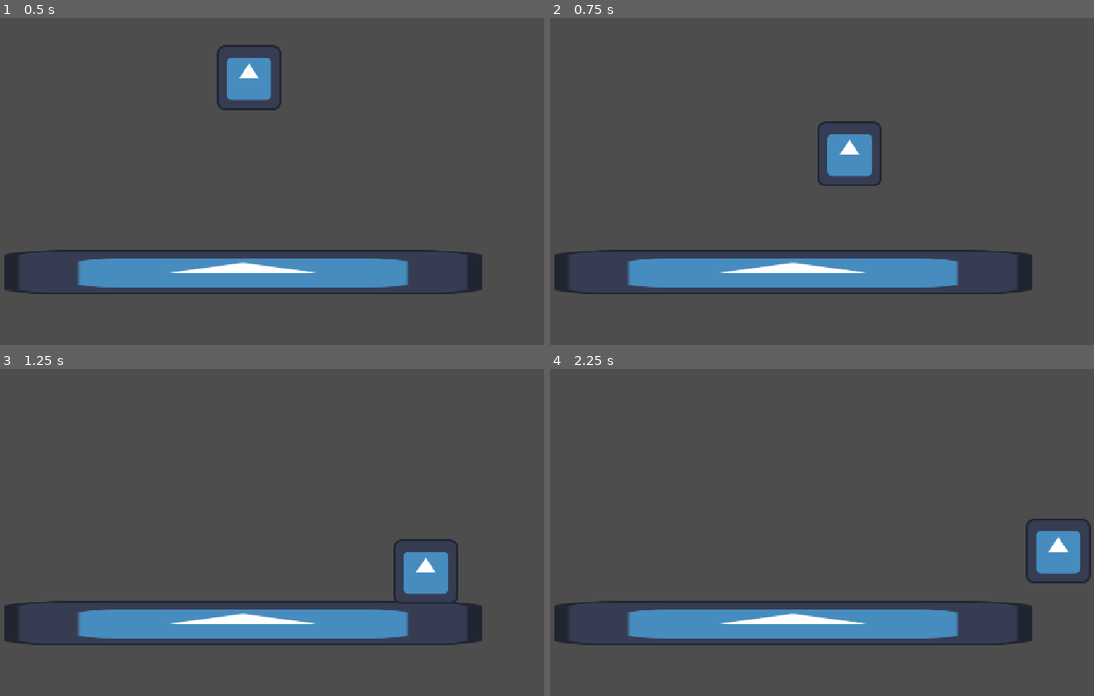
Above: before the commit, frames 1-4 (two rows, left to right).
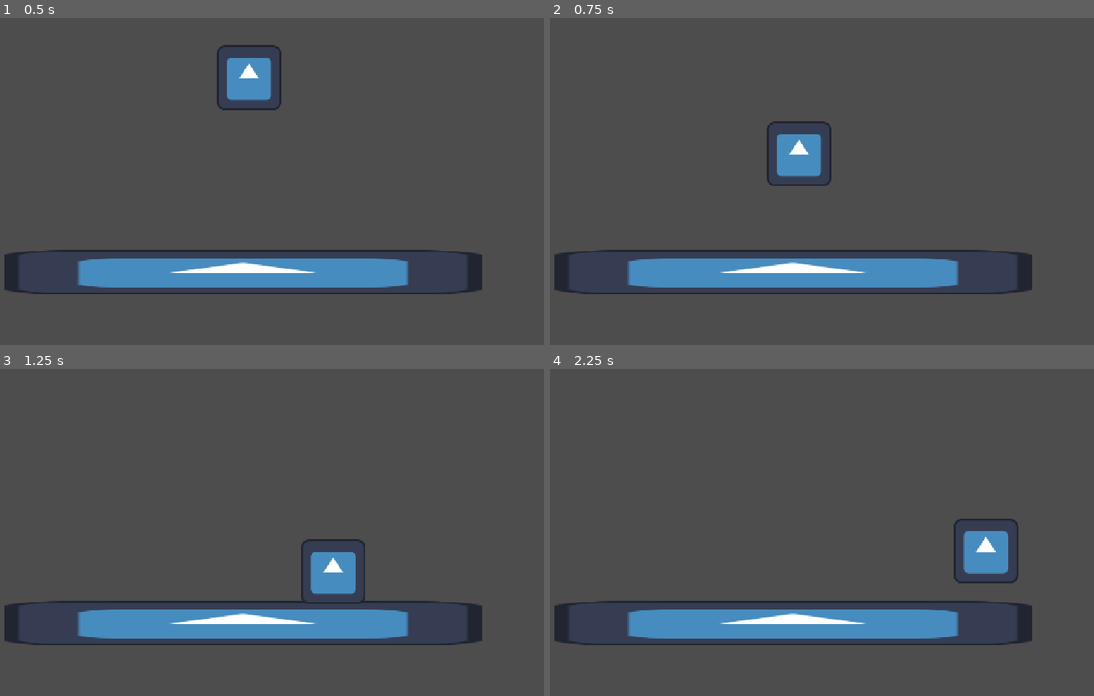
Above: after the commit, the same moments.

Repository: Coog-Interactive/GMTK-Team-Godot
Game: Godot game, scene res://source/scenes/level0.tscn
Two runs of this game, one before a commit and one after it. Both use one fixed random seed, a clock stepped at 60 frames per second and the inputs below. The project has no main scene, so this scene is started directly. The engine's default icon, where the game draws it, is replaced by a stand-in: a white triangle on a blue panel in a dark square.
Inputs:
- Up to frame 1 (0.5 s): no input
- Up to frame 2 (0.75 s): tap Enter (ui_accept) at 0.5 s; hold Right (ui_right) from 0.53 s (still down); hold Z (dash) from 0.53 s (still down)
- Up to frame 3 (1.25 s): keep holding Right (ui_right); keep holding Z (dash); tap Enter (ui_accept) at 0.77 s
- Up to frame 4 (2.25 s): release Z (dash) at 1.28 s; tap Z (dash) at 1.35 s; tap Enter (ui_accept) at 1.52 s; release Right (ui_right) at 2.03 s; hold Left (ui_left) from 2.03 s (still down); hold Z (dash) from 2.03 s (still down)

Frame 1 is identical in both runs. In frame 2, 2.6% of the frame differs, in the area x 39-61%, y 31-52%; in frame 3, 2.7%; in frame 4, 2.8%, in the area x 74-100%, y 45-66%.

Commit message:
Fix it for real this time *sob*

Diff:
--- a/source/scripts/player.gd
+++ b/source/scripts/player.gd
@@ -18,7 +18,7 @@
 
 	# Handle dash.
 	# TODO: Handle dashing in the air?
-	if Input.is_action_pressed("dash"):
+	if Input.is_action_pressed("dash") and is_on_floor():
 		speed = DASH_SPEED
 	elif is_on_floor():
 		speed = WALK_SPEED
